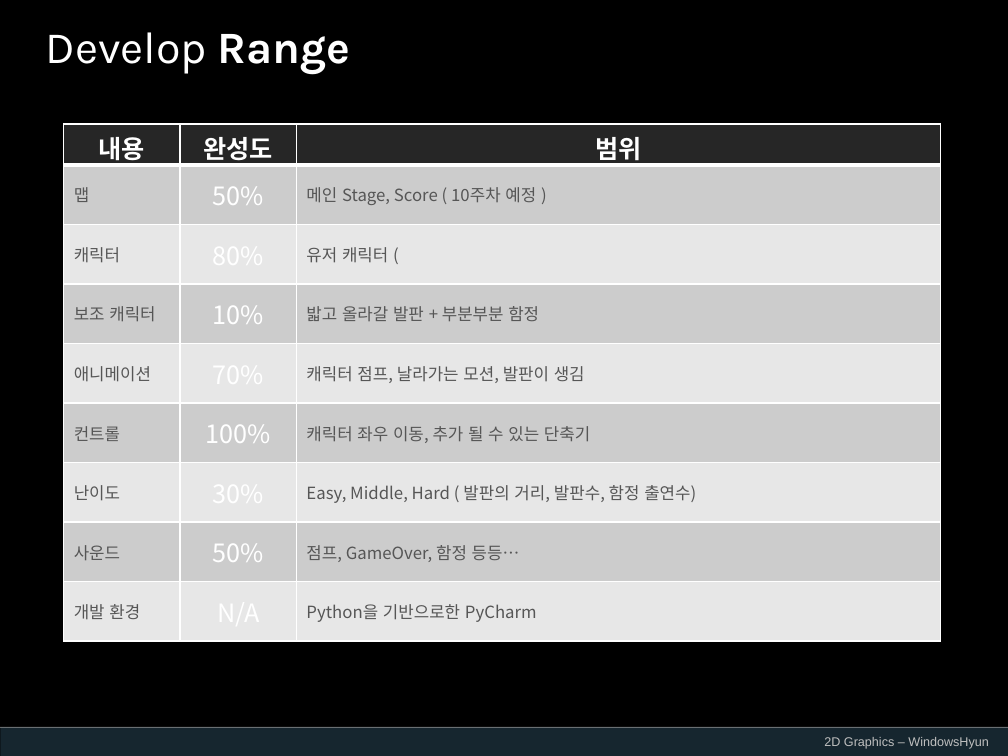
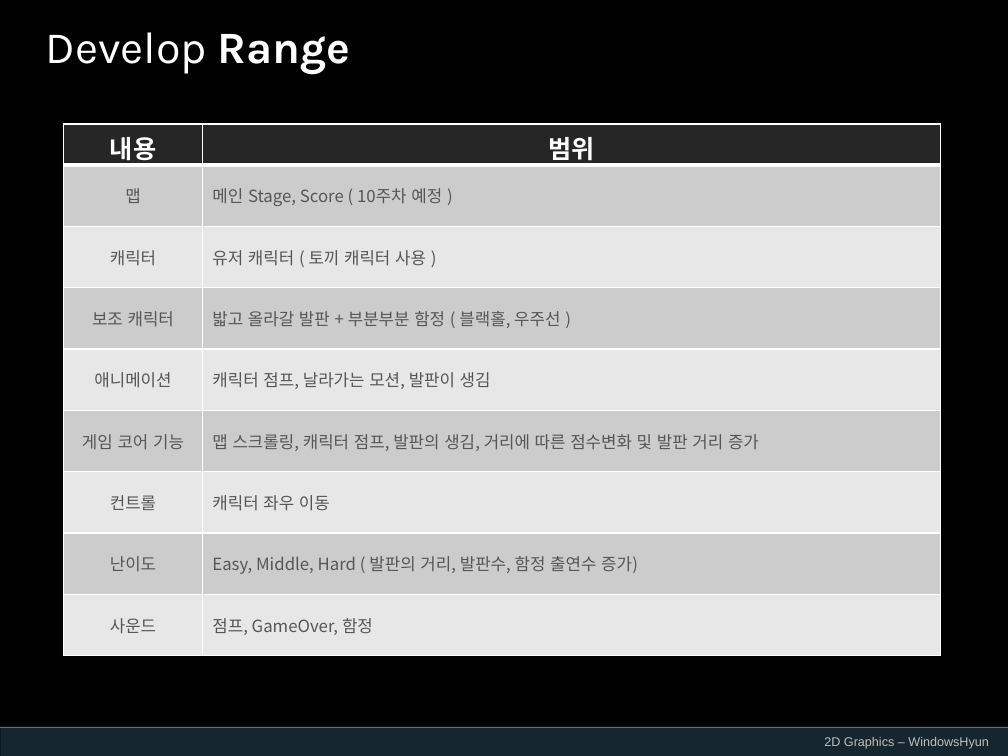
Before and after one commit to WindowsHyun/2DGraphics, a slide deck: slide 6 of ProjectPPT/KwonChangHyun_2차발표_준비중.pptx (slide 4 before the commit). Drawn at 1008x756 pixels with LibreOffice and Linux fonts; fonts in the diff are those of the drawing; background and template pictures are left out. Boxes give left, top, right and bottom in pixels: in the first picture for what was removed or moved away, otherwise in the second. Text is boxed around its words. In the diff, an @@ line names an element or a change of style, - is before the commit and + after.

```diff
--- a/ProjectPPT/KwonChangHyun_2차발표_준비중.pptx
+++ b/ProjectPPT/KwonChangHyun_2차발표_준비중.pptx
@@ table at bbox=[64, 124, 940, 656] @@
-column 1: 내용 | 맵 | 캐릭터 | 보조 캐릭터 | 애니메이션 | 컨트롤 | 난이도 | 사운드 | 개발 환경
-column 2: 완성도 | 50% | 80% | 10% | 70% | 100% | 30% | 50% | N/A
-column 3: 범위 | 메인 Stage, Score ( 10주차 예정 ) | 유저 캐릭터 ( | 밟고 올라갈 발판 + 부분부분 함정 | 캐릭터 점프, 날라가는 모션, 발판이 생김 | 캐릭터 좌우 이동, 추가 될 수 있는 단축기 | Easy, Middle, Hard ( 발판의 거리, 발판수, 함정 출연수) | 점프, GameOver, 함정 등등… | Python을 기반으로한 PyCharm
+column 1: 내용 | 맵 | 캐릭터 | 보조 캐릭터 | 애니메이션 | 게임 코어 기능 | 컨트롤 | 난이도 | 사운드
+column 2: 범위 | 메인 Stage, Score ( 10주차 예정 ) | 유저 캐릭터 ( 토끼 캐릭터 사용 ) | 밟고 올라갈 발판 + 부분부분 함정 ( 블랙홀, 우주선 ) | 캐릭터 점프, 날라가는 모션, 발판이 생김 | 맵 스크롤링, 캐릭터 점프, 발판의 생김, 거리에 따른 점수변화 및 발판 거리 증가 | 캐릭터 좌우 이동 | Easy, Middle, Hard ( 발판의 거리, 발판수, 함정 출연수 증가) | 점프, GameOver, 함정
```
Also in this commit, not shown: 2 other slides changed, 6 slides added, 2 slides removed, 2 other files.
